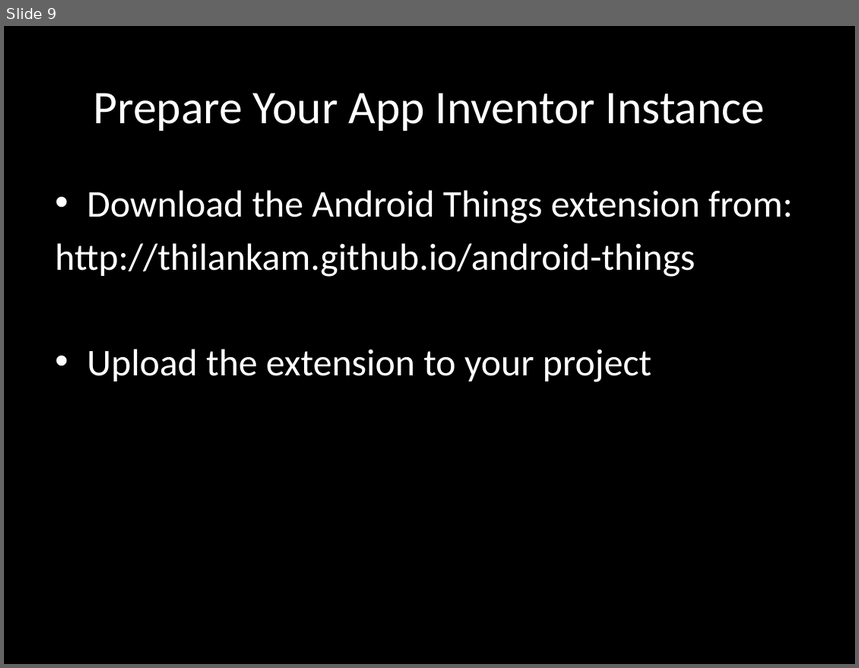
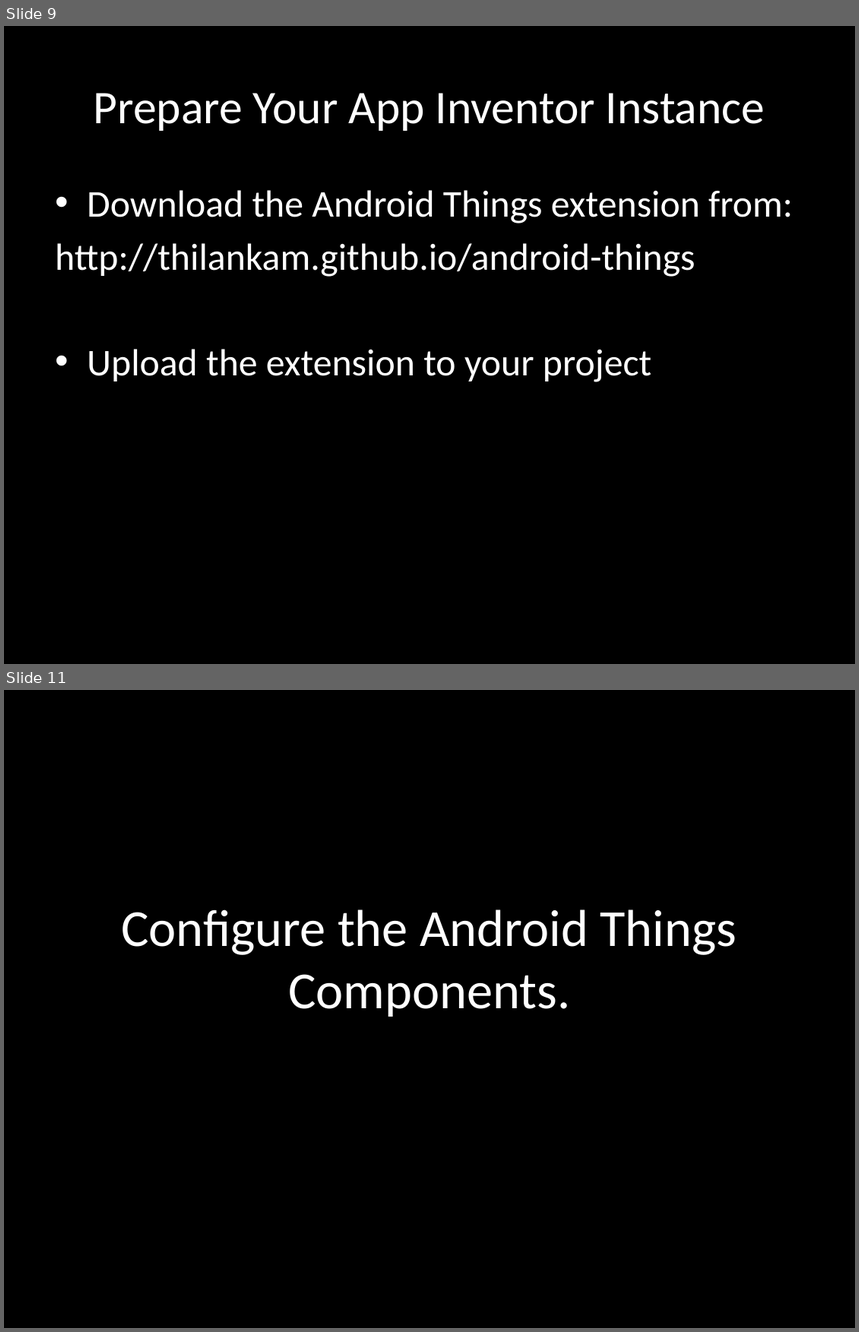
Before and after one commit to thilankam/thilankam.github.io, a slide deck: gsoc17/tutorial/Android_Things_GPIO_Output/movie_presentation.pptx. Shown one above the other, each under a label of ours: slide 9 before the commit, slides 9 and 11 after it; the slides between them are not shown. The pictures are 859x668 and 859x1332 pixels, drawn with LibreOffice and Linux fonts; fonts in the diff are those of the drawing. Boxes give left, top, right and bottom in pixels: in the first picture for what was removed or moved away, otherwise in the second. Text is boxed around its words. In the diff, an @@ line names an element or a change of style, - is before the commit and + after.

```diff
--- a/gsoc17/tutorial/Android_Things_GPIO_Output/movie_presentation.pptx
+++ b/gsoc17/tutorial/Android_Things_GPIO_Output/movie_presentation.pptx
@@ slide 11 added at (4,690,855,1328), background #000000 @@
@@ title added at (121,910,737,1017), 44 pt, text #FFFFFF @@
+Configure the Android Things Components.
```
Also in this commit, not shown: 6 other slides added, 5 other files.
